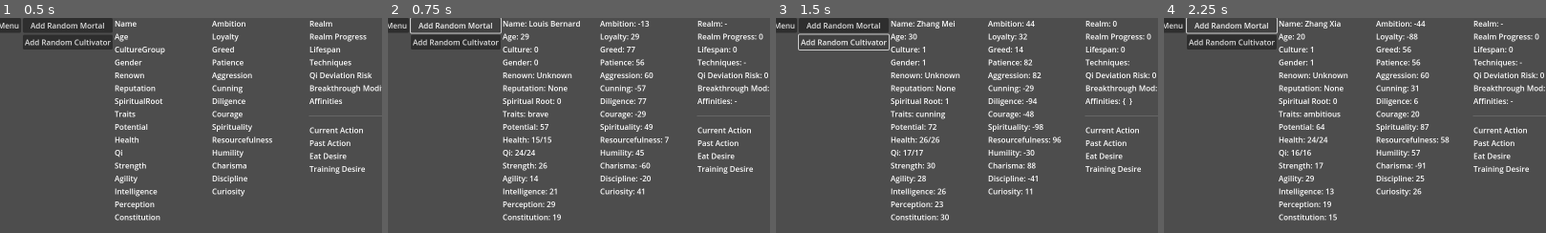
Above: before the commit, frames 1-4 (left to right).
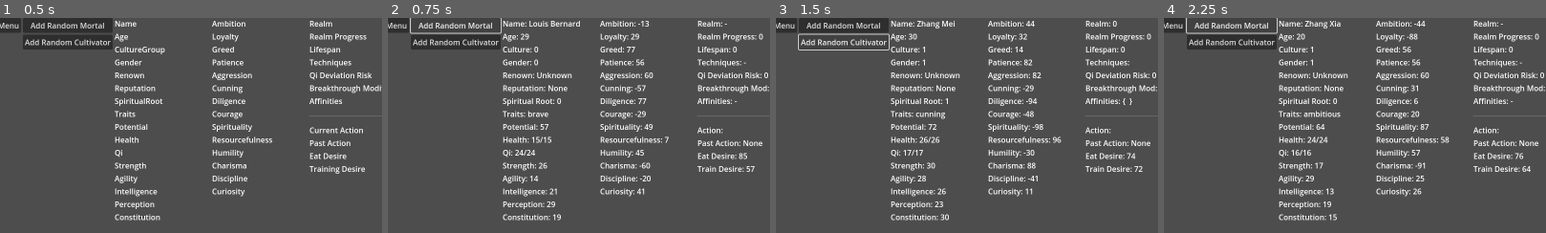
Above: after the commit, the same moments.

Repository: Chthonic-Studio/the_sect_master
Game: Godot game, scene res://Scenes/main.tscn
Two runs of this game, one before a commit and one after it. Both use one fixed random seed, a clock stepped at 60 frames per second and the inputs below.
Inputs:
- Up to frame 1 (0.5 s): no input
- Up to frame 2 (0.75 s): click "Add Random Mortal" at 0.5 s
- Up to frame 3 (1.5 s): click "Add Random Cultivator" at 1.25 s
- Up to frame 4 (2.25 s): click "Add Random Mortal" at 2 s
The pictures show only the part of the screen within x 9-59%, y 0-50%; the shares and areas given below are measured in that part.

Frame 1 is identical in both runs. In frame 2, 0.5% of the frame differs, in the area x 81-98%, y 50-73%; in frame 3, 0.5%; in frame 4, 0.5%.
Error before the commit: Invalid call. Nonexistent function 'process_action' in base 'Resource (IdleAction)'. (res://Scripts/AI/UtilityAI.gd:27)

Commit message:
Continued work with AI

Diff:
--- a/Resources/AI/Actions/EatAction.gd
+++ b/Resources/AI/Actions/EatAction.gd
@@ -7,13 +7,19 @@
 @export var max_duration: float = 2.0
 
 func can_perform(character: Node) -> bool:
-	# Example: Only allow if character has food resource or is hungry
-	return true # Add logic as needed
+	# For now, anyone can eat if they are not at full health.
+	# Later, we could check for a food resource in their inventory.
+	var res = character.character_resource
+	return res and res.current_hp < res.max_hp
 
+# This function now correctly overrides the parent's placeholder.
 func start_action(character: Node) -> void:
-	_timer = randf_range(min_duration, max_duration)
-	emit_signal("action_started", action_name)
+	# It calls the parent's helper function with its own duration.
+	_start_timer(min_duration, max_duration)
 
 func end_action(character: Node) -> void:
-	# Example: Restore HP/Qi or update food stat
-	pass
+	# Example effect: Restore some HP when eating finishes.
+	var res = character.character_resource
+	if res:
+		res.current_hp = clamp(res.current_hp + 15, 0, res.max_hp)
+		print("%s finished eating. HP is now %d." % [res.name_display, res.current_hp])
--- a/Resources/AI/Actions/IdleAction.gd
+++ b/Resources/AI/Actions/IdleAction.gd
@@ -9,6 +9,7 @@
 func can_perform(character: Node) -> bool:
 	return true
 
+# This function now correctly overrides the parent's placeholder.
 func start_action(character: Node) -> void:
-	_timer = randf_range(min_duration, max_duration)
-	emit_signal("action_started", action_name)
+	# It calls the parent's helper function with its own duration.
+	_start_timer(min_duration, max_duration)
--- a/Resources/AI/Actions/MeditateAction.gd
+++ b/Resources/AI/Actions/MeditateAction.gd
@@ -7,8 +7,17 @@
 @export var max_duration: float = 7.0
 
 func can_perform(character: Node) -> bool:
-	return true
+	# A cultivator can always meditate.
+	return character.character_resource is CultivatorResource
 
+# This function now correctly overrides the parent's placeholder.
 func start_action(character: Node) -> void:
-	_timer = randf_range(min_duration, max_duration)
-	emit_signal("action_started", action_name)
+	# It calls the parent's helper function with its own duration.
+	_start_timer(min_duration, max_duration)
+
+func end_action(character: Node) -> void:
+	# Example effect: Restore some Qi when meditation finishes.
+	var res = character.character_resource
+	if res:
+		res.current_qi = clamp(res.current_qi + 10, 0, res.max_qi)
+		print("%s finished meditating. Qi is now %d." % [res.name_display, res.current_qi])
--- a/Resources/AI/UtilityActionResource.gd
+++ b/Resources/AI/UtilityActionResource.gd
@@ -10,13 +10,38 @@
 
 @export var action_name: String = "" # Name used for desire/action mapping and debug
 
-
 var _timer := 0.0
 
-# Returns true if this action can be performed by the character
+# --- Public Functions (to be called by AI) ---
+
+# Returns true if this action can be performed by the character.
+# Child classes should override this with specific conditions.
 func can_perform(character: Node) -> bool:
-	return true # Override for specific requirements
+	return true
 
-# Called when action ends
+# Called when an action is chosen. Child classes MUST override this.
+# This ensures every action defines how it should start.
+func start_action(character: Node) -> void:
+	# This function must be overridden by child actions (e.g., IdleAction).
+	# It should call _start_timer() with its own duration values.
+	push_error("Base start_action() called. Child class must override this method.")
+
+# Processes the action's duration. Called every frame by the AI.
+# Returns true when the action is finished, false otherwise.
+func process_action(character: Node, delta: float) -> bool:
+	_timer -= delta
+	if _timer <= 0:
+		emit_signal("action_completed", action_name)
+		return true # Signal that the action is complete
+	return false # Action is still ongoing
+
+# Called when action ends. Child classes can override this for cleanup/effects.
 func end_action(character: Node) -> void:
-	pass # Override for cleanup
+	pass
+
+# --- Helper Function (for children to use) ---
+
+# Protected helper function for child classes to initialize the action timer.
+func _start_timer(min_duration: float, max_duration: float) -> void:
+	_timer = randf_range(min_duration, max_duration)
+	emit_signal("action_started", action_name)
--- a/Scripts/AI/UtilityAI.gd
+++ b/Scripts/AI/UtilityAI.gd
@@ -1,58 +1,107 @@
 # UtilityAI.gd
-# Attach to Character node in scene.
+# Attach to the Character node in the scene.
 # Manages arrays of UtilityActionResource and UtilityDesireResource.
-# Handles action selection, transitions, and signals.
+# Handles the core AI loop: action selection, execution, and transitions.
 
 extends Node
 class_name UtilityAI
 
+# Emitted when a new action is chosen, so the UI can update.
 signal action_changed(new_action_name)
 
+# --- EXPORTS (Assign these in the Inspector on your Character scene) ---
+# An array of all possible actions this character can perform.
 @export var actions: Array[UtilityActionResource] = []
+# An array of all desires that drive this character's decisions.
 @export var desires: Array[UtilityDesireResource] = []
 
+# --- AI State ---
+# The action currently being performed. Null if the AI is deciding.
 var current_action: UtilityActionResource = null
-var character: Node = null # Reference to parent Character node
+# The name of the last action that was completed.
+var previous_action_name: String = "None"
+# A reference to the parent Character node this AI is controlling.
+var character: Node = null
+
+# --- HOW & WHERE TO USE ---
+# 1. Attach this script to your main Character scene (e.g., the root of Character.tscn).
+# 2. In the Godot Inspector, populate the 'Actions' and 'Desires' arrays.
+#    - Drag and drop your action .tres files (e.g., IdleAction.tres, EatAction.tres) into the 'Actions' array.
+#    - Drag and drop your desire .tres files (e.g., EatDesire.tres, TrainingDesire.tres) into the 'Desires' array.
+# 3. The AI will now run automatically.
 
 func _ready() -> void:
+	# Store a reference to the parent node for easy access.
 	character = get_parent()
-	# Optionally populate actions/desires here, or via Inspector
+	if not character:
+		push_error("UtilityAI must be a child of a Character node.")
 
-func tick_ai(delta: float) -> void:
-	# If not performing an action, look for next action
+# The main AI tick, called every frame.
+func _process(delta: float) -> void:
+	# If the character reference is missing, do nothing.
+	if not character:
+		return
+
+	# --- AI Decision Loop ---
+	# 1. If no action is being performed, it's time to choose a new one.
 	if not current_action:
 		_select_next_action()
 		return
-	# Process current action
+
+	# 2. If an action IS being performed, process it.
+	# The process_action function returns 'true' when it's finished.
 	if current_action.process_action(character, delta):
+		# 3. The action has just finished. Time for cleanup and state change.
+		# Store the name of the action that just completed.
+		previous_action_name = current_action.action_name
+
+		# Call the action's end function to apply any effects (e.g., restore HP).
 		current_action.end_action(character)
+
+		# Set current_action to null. This tells the AI to pick a new action on the next frame.
 		current_action = null
 
-# Selects the next action based on desire utility and can_perform
+
+# This function evaluates all desires and selects the best possible action.
 func _select_next_action() -> void:
-	var best_utility := -INF
+	var best_utility := -INF # Start with a very low score
 	var best_action: UtilityActionResource = null
-	var desire_action_map := {}
-	# Map desires to actions by name
+
+	# --- Step 1: Evaluate all desires ---
+	# We loop through each desire to find out what the character wants to do most.
 	for desire in desires:
-		desire_action_map[desire.desire_name] = desire.get_utility(character)
-	for action in actions:
-		if action.can_perform(character):
-			var utility_val = desire_action_map.get(action.action_name, 0.0)
-			if utility_val > best_utility:
-				best_utility = utility_val
-				best_action = action
-	# If no desire is high, default to Idle
-	if not best_action:
-		for action in actions:
-			if action.action_name == "Idle":
-				best_action = action
-				break
-	if best_action:
+		var utility_score = desire.get_utility(character)
+
+		# If this desire's score is the highest we've seen so far...
+		if utility_score > best_utility:
+			# ...find the action that corresponds to this desire.
+			var corresponding_action = _find_action_for_desire(desire.desire_name)
+
+			# Check if that action exists and if the character can currently perform it.
+			if corresponding_action and corresponding_action.can_perform(character):
+				# If so, this is our new top candidate.
+				best_utility = utility_score
+				best_action = corresponding_action
+
+	# --- Step 2: Choose the final action ---
+	# If we found a valid action and its score is meaningful (greater than 0)...
+	if best_action and best_utility > 0:
 		current_action = best_action
+	else:
+		# ...otherwise, the character has no pressing needs. Default to Idle.
+		current_action = _find_action_for_desire("Idle")
+
+	# --- Step 3: Start the chosen action ---
+	if current_action:
 		current_action.start_action(character)
 		emit_signal("action_changed", current_action.action_name)
+	else:
+		# This is a fallback in case even the "Idle" action is missing.
+		push_warning("AI could not select an action. No valid actions found, including Idle.")
 
-# Optional: Call this from _process or via TimeManager tick
-func _process(delta: float) -> void:
-	tick_ai(delta)
+# Helper function to find an action resource by its name.
+func _find_action_for_desire(action_name: String) -> UtilityActionResource:
+	for action in actions:
+		if action.action_name == action_name:
+			return action
+	return null
--- a/Scripts/System/MainDebugMenu.gd
+++ b/Scripts/System/MainDebugMenu.gd
@@ -8,6 +8,14 @@
 @export var spawn_position_base: Vector2 = Vector2(200, 200)
 @export var spawn_offset: Vector2 = Vector2(40, 0)
 var spawn_count: int = 0
+
+# Action Logging
+var current_action_name: String = "None"
+var past_action_name: String = "None"
+
+# AI Desire Values
+var eat_desire_val: int = 0.0
+var training_desire_val: int  = 0.0
 
 var last_spawned_character: Node2D = null
 
@@ -33,13 +41,16 @@
 		get_tree().current_scene.add_child(char_node)
 		last_spawned_character = char_node
 		_update_info_panel()
+		_connect_to_ai_signal() # Add this call
 	else:
 		push_error("Failed to create character of type: %s" % type)
 
-func _update_info_panel() -> void:
+func _update_info_panel(action_name: String = "") -> void:
 	if not last_spawned_character:
 		return
 	var res = last_spawned_character.character_resource
+	var ai_node = last_spawned_character.get_node_or_null("UtilityAI")
+
 	# Basic Info
 	$DebugHbox/CharSpawnDebug/VBoxContainer2/Name.text = "Name: %s" % res.name_display
 	$DebugHbox/CharSpawnDebug/VBoxContainer2/Age.text = "Age: %d" % res.age
@@ -81,6 +92,31 @@
 	$DebugHbox/CharSpawnDebug/VBoxContainer4/QiDeviationRisk.text = "Qi Deviation Risk: %d" % (res.qi_deviation_risk if is_cultivator else 0)
 	$DebugHbox/CharSpawnDebug/VBoxContainer4/BreakthroughModifier.text = "Breakthrough Mod: %d" % (res.breakthrough_modifier if is_cultivator else 0)
 	$DebugHbox/CharSpawnDebug/VBoxContainer4/Affinities.text = "Affinities: %s" % (str(res.elemental_affinity) if is_cultivator else "-")
+	# AI Debuging Fields
+
+	if ai_node and ai_node.current_action:
+		current_action_name = ai_node.current_action.action_name
+	$DebugHbox/CharSpawnDebug/VBoxContainer4/CurrentAction.text = "Action: %s" % current_action_name
+	$DebugHbox/CharSpawnDebug/VBoxContainer4/PastAction.text = "Past Action: %s" % past_action_name
+
+	# --- Desire Scores ---
+	if ai_node:
+		for desire in ai_node.desires:
+			if desire is EatDesire:
+				eat_desire_val = desire.get_utility(last_spawned_character)
+			elif desire is TrainingDesire:
+				training_desire_val = desire.get_utility(last_spawned_character)
+
+	$DebugHbox/CharSpawnDebug/VBoxContainer4/EatDesire.text = "Eat Desire: %d" % eat_desire_val
+	$DebugHbox/CharSpawnDebug/VBoxContainer4/TrainingDesire.text = "Train Desire: %d" % training_desire_val
+
+# Add this function to connect to the AI's signal
+func _connect_to_ai_signal() -> void:
+	if last_spawned_character:
+		var ai_node = last_spawned_character.get_node_or_null("UtilityAI")
+		if ai_node and not ai_node.is_connected("action_changed", Callable(self, "_update_info_panel")):
+			ai_node.connect("action_changed", Callable(self, "_update_info_panel"))
+
 # --- How & Where to Use ---
 # 1. Attach this script to your VBoxContainer debug menu node in your main scene.
 # 2. Add two Buttons as children: "SpawnMortalButton" and "SpawnCultivatorButton".
--- a/UI/Debug/debug_menu.tscn
+++ b/UI/Debug/debug_menu.tscn
@@ -224,7 +224,7 @@
 layout_mode = 2
 text = "Eat Desire"
 
-[node name="Idle" type="Label" parent="DebugHbox/CharSpawnDebug/VBoxContainer4"]
+[node name="TrainingDesire" type="Label" parent="DebugHbox/CharSpawnDebug/VBoxContainer4"]
 layout_mode = 2
 text = "Training Desire"
 
